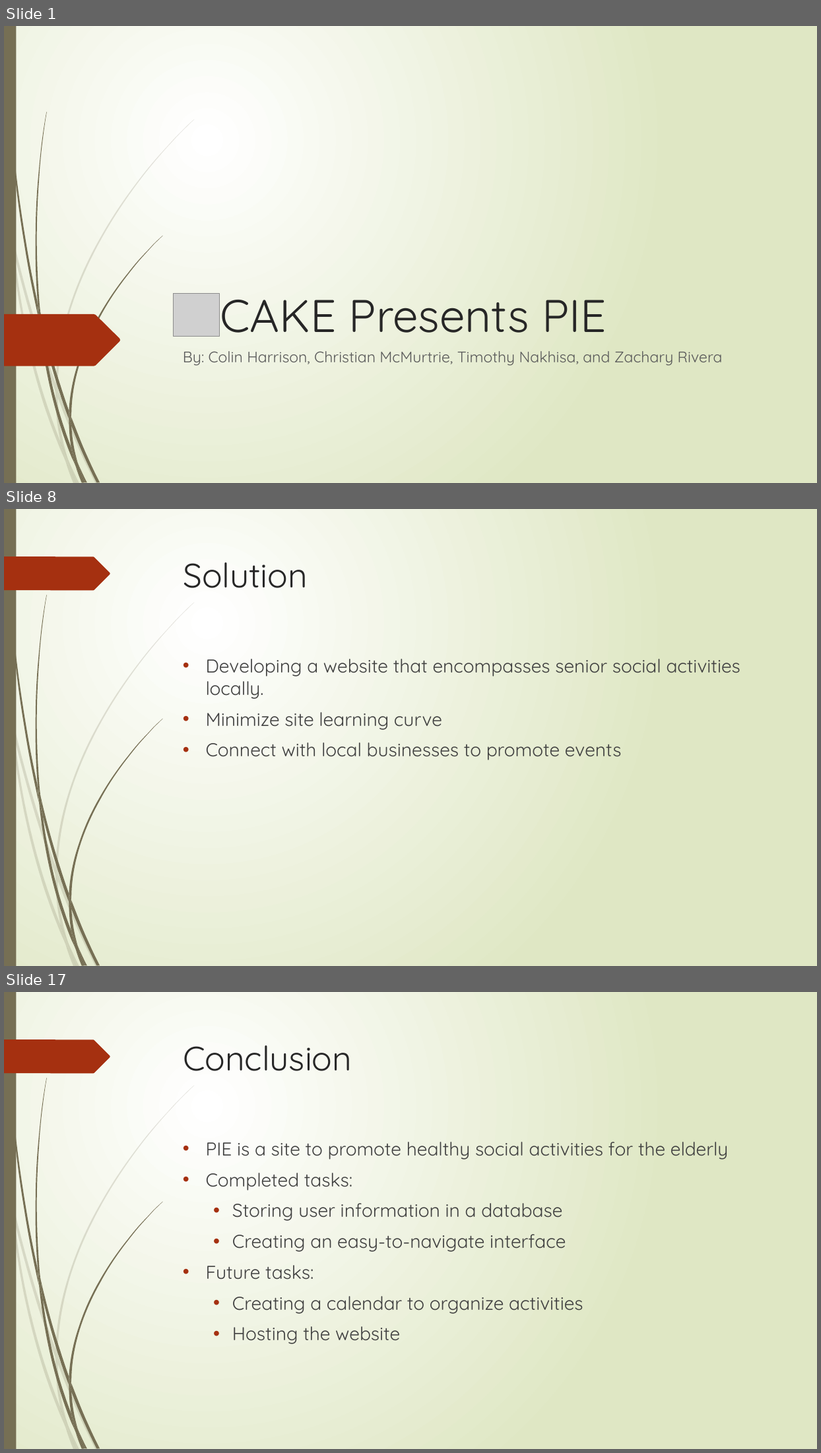
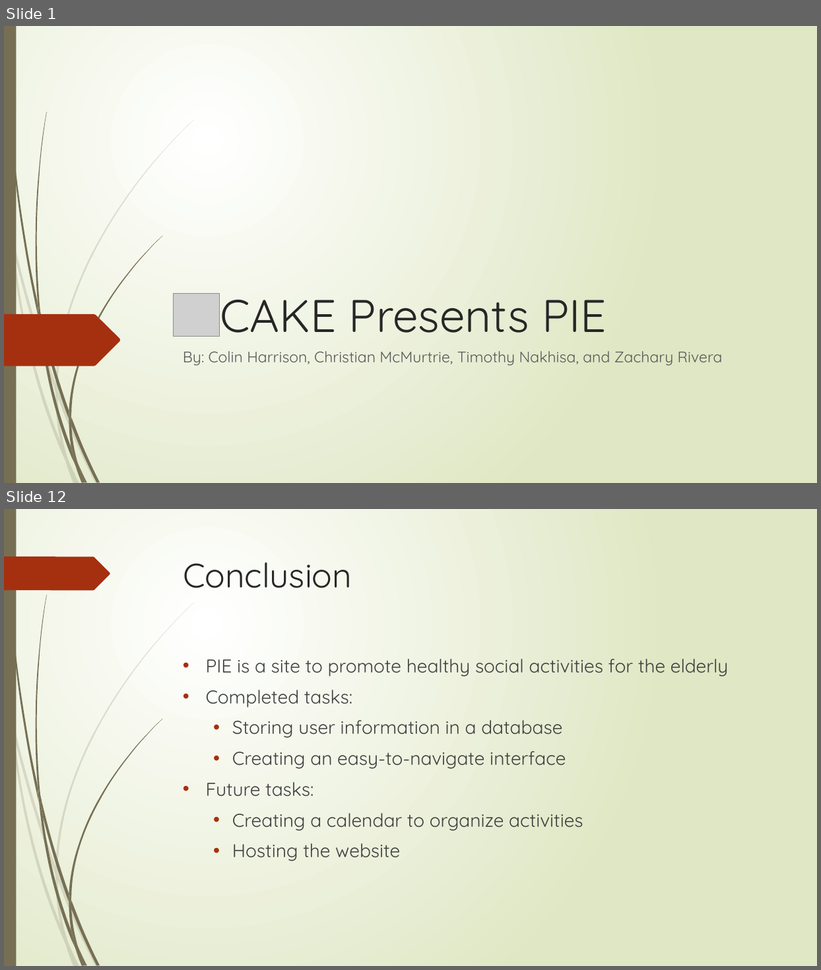
Before and after one commit to cs480GroupCAKE/PIEWebsite, a slide deck: Presentation/Presentation Two/Presentation Two.pptx. Shown one above the other, each under a label of ours: slides 1, 8 and 17 before the commit, slides 1 and 12 after it; the slides between them are not shown. The pictures are 821x1453 and 821x970 pixels, drawn with LibreOffice and Linux fonts; fonts in the diff are those of the drawing; grey boxes stand for pictures. Boxes give left, top, right and bottom in pixels: in the first picture for what was removed or moved away, otherwise in the second. Text is boxed around its words. In the diff, an @@ line names an element or a change of style, - is before the commit and + after.

```diff
--- a/Presentation/Presentation Two/Presentation Two.pptx
+++ b/Presentation/Presentation Two/Presentation Two.pptx
@@ slide 8 removed at box(4, 509, 817, 966), background gradient #FFFFFF to #DFE8C4; not listed: 24 template elements that a slide beside it also shows @@
@@ title removed at box(183, 562, 308, 588) @@
-Solution
@@ text removed at box(206, 659, 741, 760) @@
-• Developing a website that encompasses senior social activities locally.
-• Minimize site learning curve
-• Connect with local businesses to promote events
@@ what was slide 17 is now slide 12 @@
```
Also in this commit, not shown: 2 slides changed, 8 slides added, 12 other slides removed.
